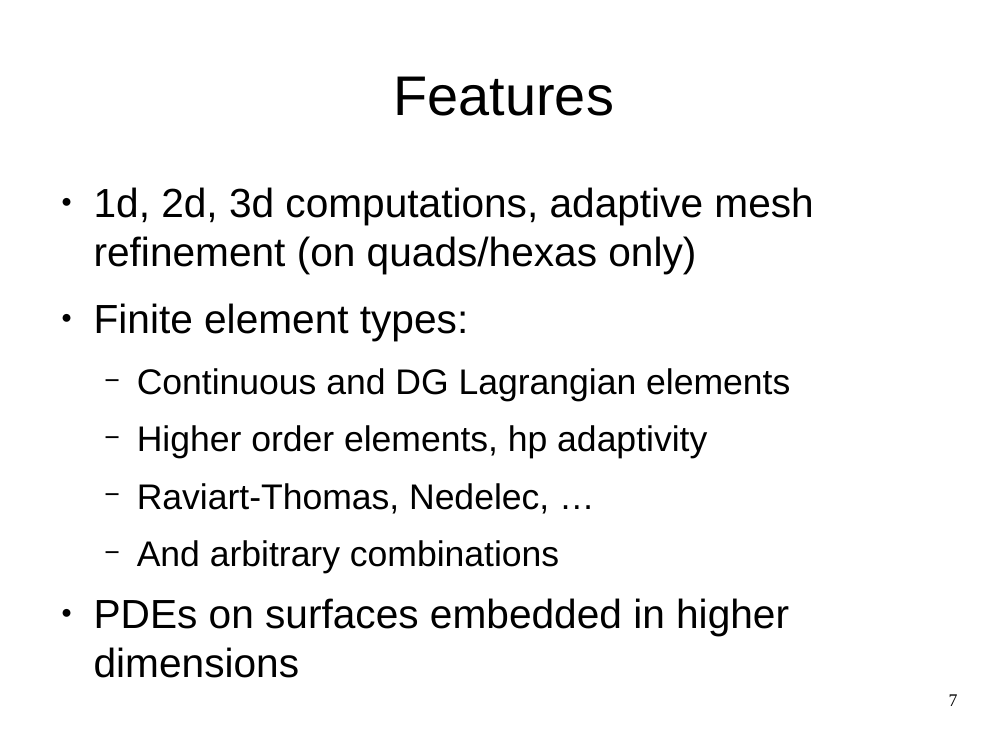
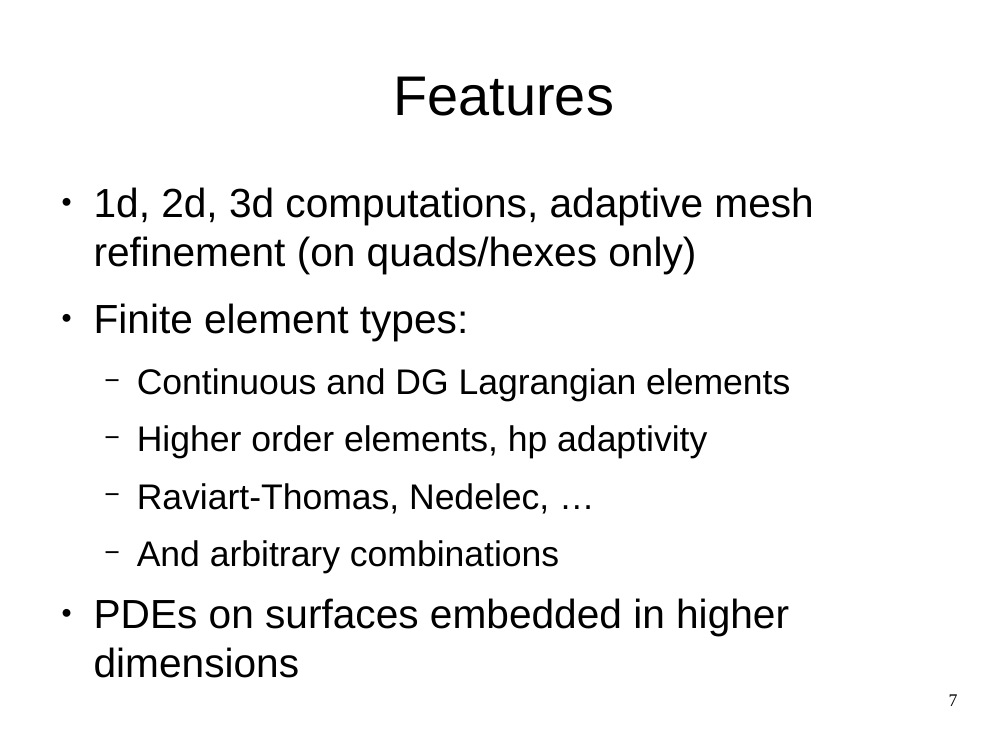
Before and after one commit to ndem0/deal.II-tutorial, a slide deck: slide 7 of slides.odp. Drawn at 1008x756 pixels with LibreOffice and Linux fonts; fonts in the diff are those of the drawing. Boxes give left, top, right and bottom in pixels: in the first picture for what was removed or moved away, otherwise in the second. Text is boxed around its words. In the diff, an @@ line names an element or a change of style, - is before the commit and + after.

Commit message:
fix typo in slides

```diff
--- a/slides.odp
+++ b/slides.odp
@@ text at [94, 187, 813, 274]: text changed @@
-● 1d, 2d, 3d computations, adaptive mesh refinement (on quads/hexas only)
+● 1d, 2d, 3d computations, adaptive mesh refinement (on quads/hexes only)
```
